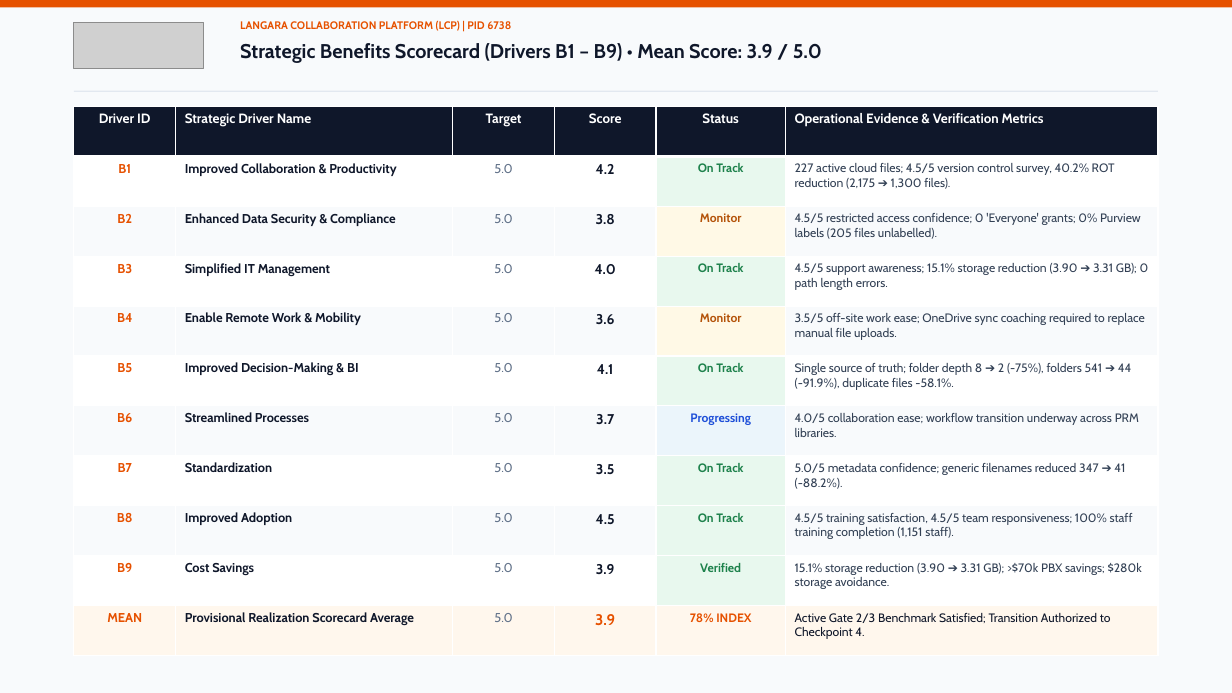
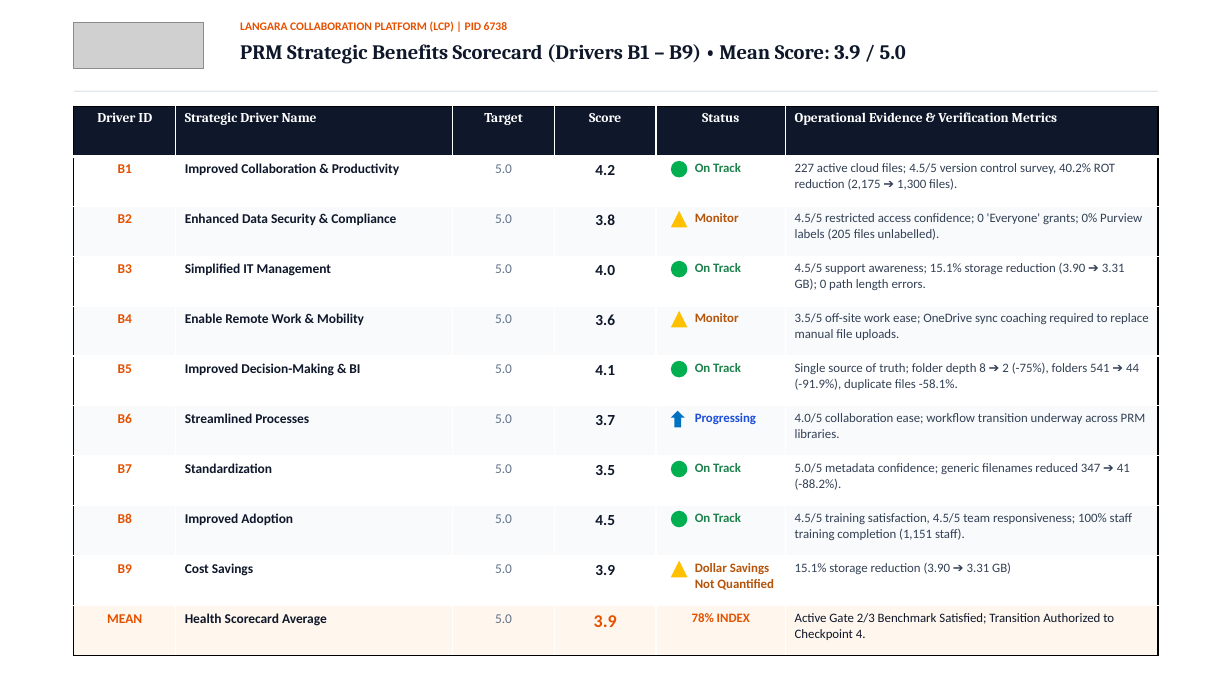
Before and after one commit to D2D99/talent-by-design, a slide deck: slide 5 of public/Langara_PRM_Executive_Scorecard.pptx (slide 3 before the commit). Drawn at 1232x693 pixels with LibreOffice and Linux fonts; fonts in the diff are those of the drawing; grey boxes stand for pictures; background and template pictures are left out. Boxes give left, top, right and bottom in pixels: in the first picture for what was removed or moved away, otherwise in the second. Text is boxed around its words. In the diff, an @@ line names an element or a change of style, - is before the commit and + after.

```diff
--- a/public/Langara_PRM_Executive_Scorecard.pptx
+++ b/public/Langara_PRM_Executive_Scorecard.pptx
@@ rectangle at box(0, 0, 1232, 693): fill #F8FAFC to #FFFFFF @@
@@ rectangle removed at box(0, 0, 1232, 7) @@
@@ text "LANGARA COLLABORATION PLATFORM (LCP) | ..." at box(240, 21, 507, 32): size 8.5 to 9 pt, font Cabin to Calibri @@
@@ text at box(240, 44, 906, 64): text changed; size 15.5 to 16 pt; font Cabin to Cambria @@
-Strategic Benefits Scorecard (Drivers B1 – B9) • Mean Score: 3.9 / 5.0
+PRM Strategic Benefits Scorecard (Drivers B1 – B9) • Mean Score: 3.9 / 5.0
@@ table at box(74, 106, 1158, 677) @@
-row 10, column 5: Verified
+row 10, column 5: Dollar Savings Not Quantified
-row 10, column 6: 15.1% storage reduction (3.90 ➔ 3.31 GB); >$70k PBX savings; $280k storage avoidance.
+row 10, column 6: 15.1% storage reduction (3.90 ➔ 3.31 GB)
-row 11, column 2: Provisional Realization Scorecard Average
+row 11, column 2: Health Scorecard Average
@@ fill #E8F8EE to #FFFFFF in 5 cells @@
@@ fill #FFF9E6 to #F8FAFC in 2 cells @@
@@ fill #EBF5FB to #F8FAFC in row 7, column 5 @@
@@ fill #E8F8EE to #F8FAFC in row 9, column 5 @@
@@ font Cabin to Cambria in "Driver ID", "Strategic Driver Name", "Target", "Score" and 2 more places @@
@@ size 10 to 10.5 pt in "B1", "Improved Collaboration & Productivity", "5.0", "B2" and 25 more places @@
@@ font Cabin to Calibri in "B1", "Improved Collaboration & Productivity", "5.0", "4.2" and 53 more places @@
@@ size 11 to 12 pt in "4.2", "3.8", "4.0", "3.6" and 5 more places @@
@@ size 9.5 to 10 pt in "On Track", "227 active cloud files; 4.5/5 version control ...", "Monitor", "4.5/5 restricted access confidence; 0 'Everyone' grants; ..." and 14 more places @@
@@ size 12 to 14 pt in "3.9" @@
@@ alignment centre to left @@
@@ borders changed @@
@@ ellipse added at box(671, 161, 688, 177), fill #00B050 @@
@@ triangle added at box(671, 211, 688, 227), fill #FFC000 @@
@@ ellipse added at box(671, 261, 688, 277), fill #00B050 @@
@@ triangle added at box(671, 311, 688, 327), fill #FFC000 @@
@@ ellipse added at box(671, 360, 688, 377), fill #00B050 @@
@@ up arrow added at box(671, 411, 685, 428), fill #0070C0 @@
@@ ellipse added at box(671, 461, 688, 478), fill #00B050 @@
@@ ellipse added at box(671, 511, 688, 528), fill #00B050 @@
@@ triangle added at box(671, 561, 688, 578), fill #FFC000 @@
```
Also in this commit, not shown: 6 other slides changed, 4 slides added, 2 other files.
